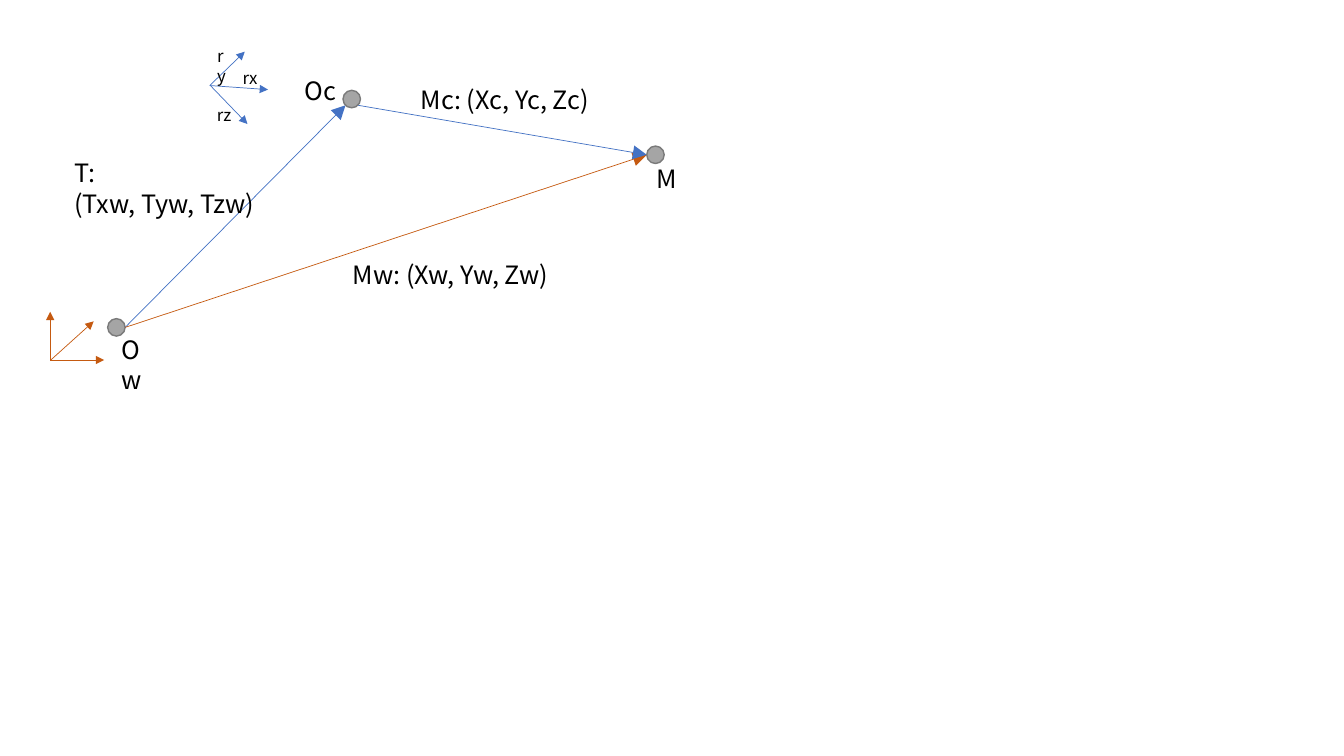
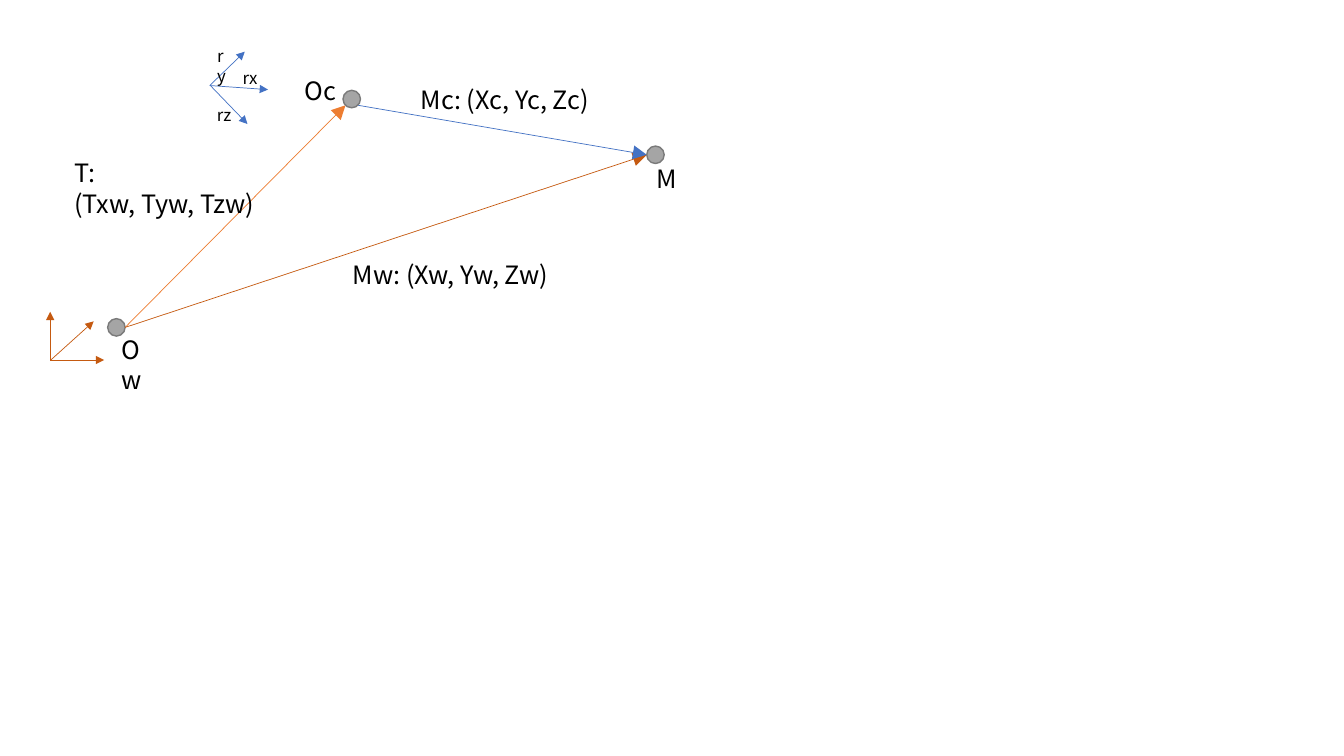
Before and after one commit to iwatake2222/opencv_sample, a slide deck: slide 8 of 01_article/00_camera_model/image/00_camera_model.pptx. Drawn at 1344x756 pixels with LibreOffice and Linux fonts; fonts in the diff are those of the drawing. Boxes give left, top, right and bottom in pixels: in the first picture for what was removed or moved away, otherwise in the second. Text is boxed around its words. In the diff, an @@ line names an element or a change of style, - is before the commit and + after.

```diff
--- a/01_article/00_camera_model/image/00_camera_model.pptx
+++ b/01_article/00_camera_model/image/00_camera_model.pptx
@@ arrow (125, 328) - (346, 105): stroke #4472C4 0.5 pt to #ED7D31 0.5 pt @@
```
Also in this commit, not shown: 1 other slide changed, 12 other files.
